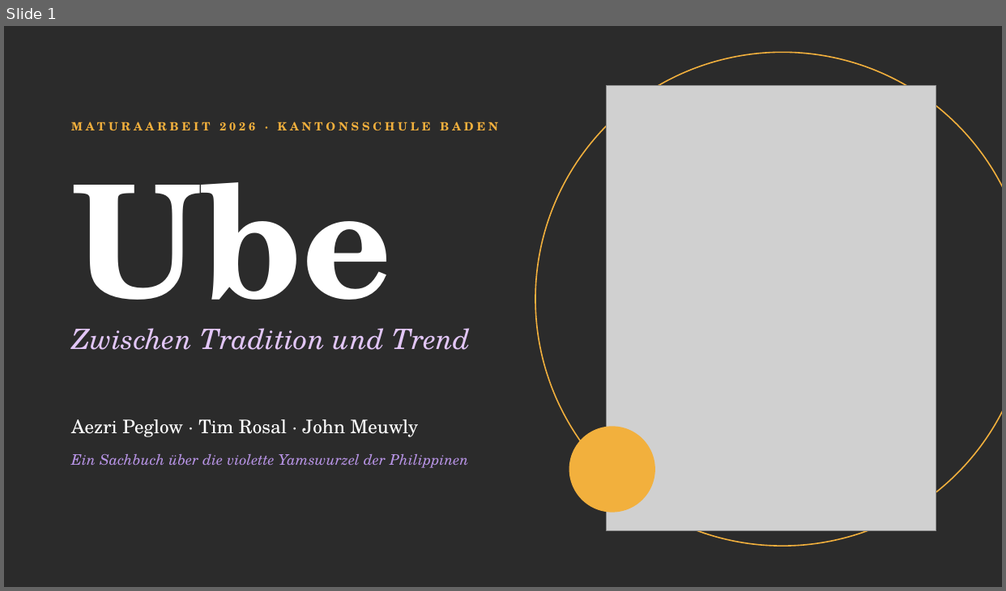
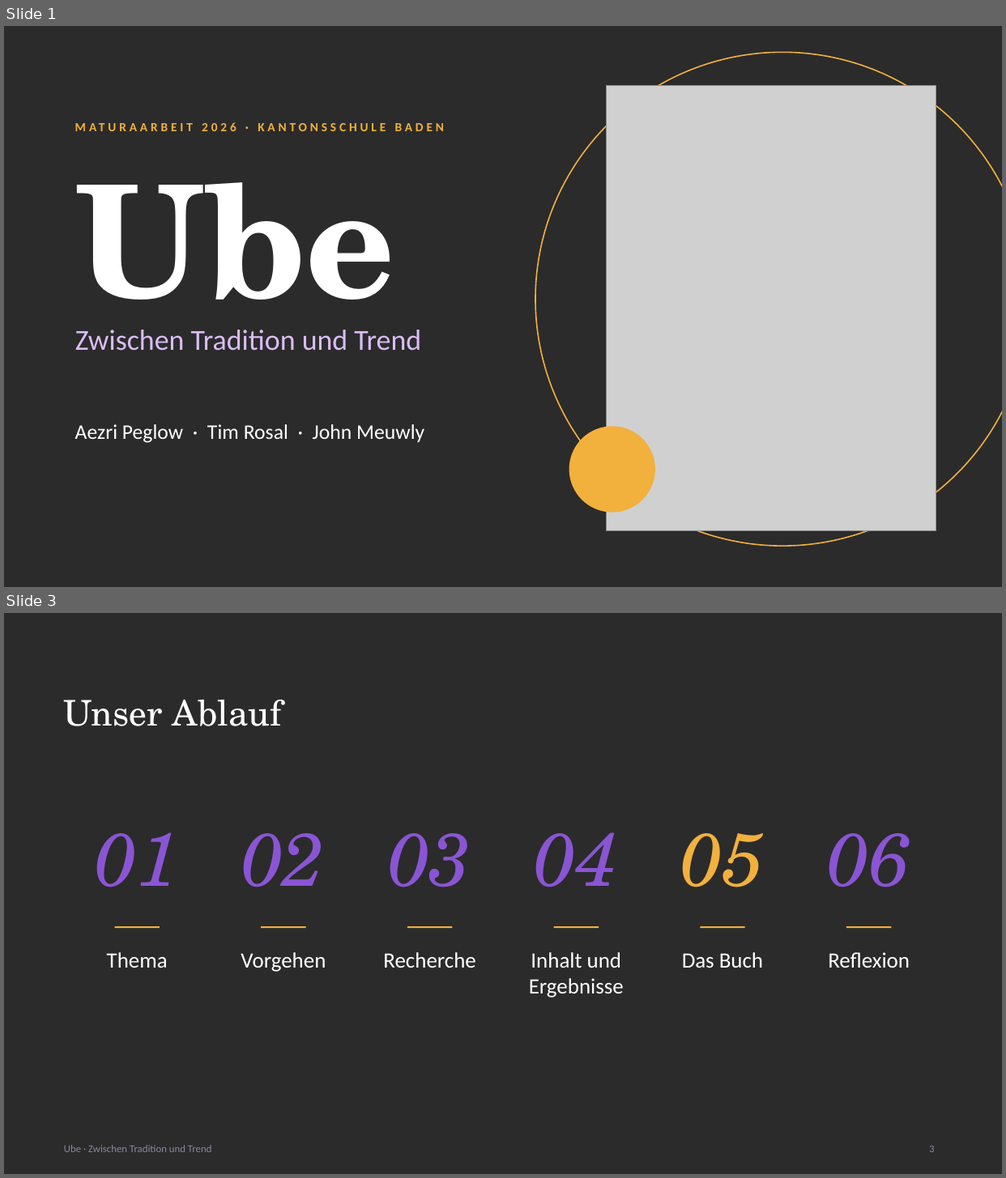
Before and after one commit to aezripeglow-collab/Ube-Sachbuch-Maturaarbeit, a slide deck: Ube Sachbuch Maturaarbeit/08 Präsentation/Ube_Maturapraesentation.pptx. Shown one above the other, each under a label of ours: slide 1 before the commit, slides 1 and 3 after it; the slides between them are not shown. The pictures are 1006x591 and 1006x1178 pixels, drawn with LibreOffice and Linux fonts; fonts in the diff are those of the drawing; grey boxes stand for pictures; background and template pictures are left out; a plain dark background stands for a picture behind light text. Boxes give left, top, right and bottom in pixels: in the first picture for what was removed or moved away, otherwise in the second. Text is boxed around its words. In the diff, an @@ line names an element or a change of style, - is before the commit and + after.

```diff
--- a/Ube Sachbuch Maturaarbeit/08 Präsentation/Ube_Maturapraesentation.pptx
+++ b/Ube Sachbuch Maturaarbeit/08 Präsentation/Ube_Maturapraesentation.pptx
@@ slide 3 added at box(4, 613, 1002, 1174), background picture (left out) @@
@@ title added at box(64, 700, 282, 726), 34 pt, text #FFFFFF @@
+Unser Ablauf
@@ text added at box(96, 833, 179, 888), 72 pt, text #8A55D4, italic @@
+01
@@ text added at box(242, 833, 326, 888), 72 pt, text #8A55D4, italic @@
+02
@@ text added at box(388, 833, 471, 888), 72 pt, text #8A55D4, italic @@
+03
@@ text added at box(535, 833, 618, 888), 72 pt, text #8A55D4, italic @@
+04
@@ text added at box(681, 833, 765, 888), 72 pt, text #F2B03D, italic @@
+05
@@ text added at box(827, 833, 910, 888), 72 pt, text #8A55D4, italic @@
+06
@@ line added from (115, 927) to (160, 927), #F2B03D 1.5 pt @@
@@ line added from (261, 927) to (305, 927), #F2B03D 1.5 pt @@
@@ line added from (407, 927) to (453, 927), #F2B03D 1.5 pt @@
@@ line added from (553, 927) to (599, 927), #F2B03D 1.5 pt @@
@@ line added from (701, 927) to (745, 927), #F2B03D 1.5 pt @@
@@ line added from (847, 927) to (892, 927), #F2B03D 1.5 pt @@
@@ text added at box(107, 952, 168, 968), 21 pt, text #FFFFFF @@
+Thema
@@ text added at box(241, 952, 326, 972), 21 pt, text #FFFFFF @@
+Vorgehen
@@ text added at box(383, 952, 475, 968), 21 pt, text #FFFFFF @@
+Recherche
@@ text added at box(529, 952, 624, 998), 21 pt, text #FFFFFF @@
+Inhalt und Ergebnisse
@@ text added at box(682, 952, 763, 968), 21 pt, text #FFFFFF @@
+Das Buch
@@ text added at box(828, 952, 910, 968), 21 pt, text #FFFFFF @@
+Reflexion
@@ text added at box(64, 1145, 212, 1152), 10 pt, text #8E84A3 @@
+Ube · Zwischen Tradition und Trend
@@ page number added at box(929, 1146, 934, 1152), 10 pt, text #8E84A3 @@
+3
@@ slide 1 changed as well @@
@@ text "MATURAARBEIT 2026 · KANTONSSCHULE BADEN" at box(75, 120, 554, 143): size 11 to 12 pt, font TeX Gyre Schola to Calibri @@
@@ title "Ube": place and size @@
-title "Ube" at box(71, 182, 392, 348)
+title "Ube" at box(75, 182, 396, 348)
@@ text "Zwischen Tradition und Trend" at box(75, 330, 421, 351): size 27 to 28 pt, font TeX Gyre Schola to Calibri, text colour #E2C6F7 to #D9BDF5, italic off @@
@@ text "Aezri Peglow · Tim Rosal ..." at box(75, 425, 424, 443): size 18 to 20 pt, font TeX Gyre Schola to Calibri @@
@@ text removed at box(71, 454, 469, 468) @@
-Ein Sachbuch über die violette Yamswurzel der Philippinen
```
Also in this commit, not shown: 23 other slides changed, 1 slide removed, 3 other files.
